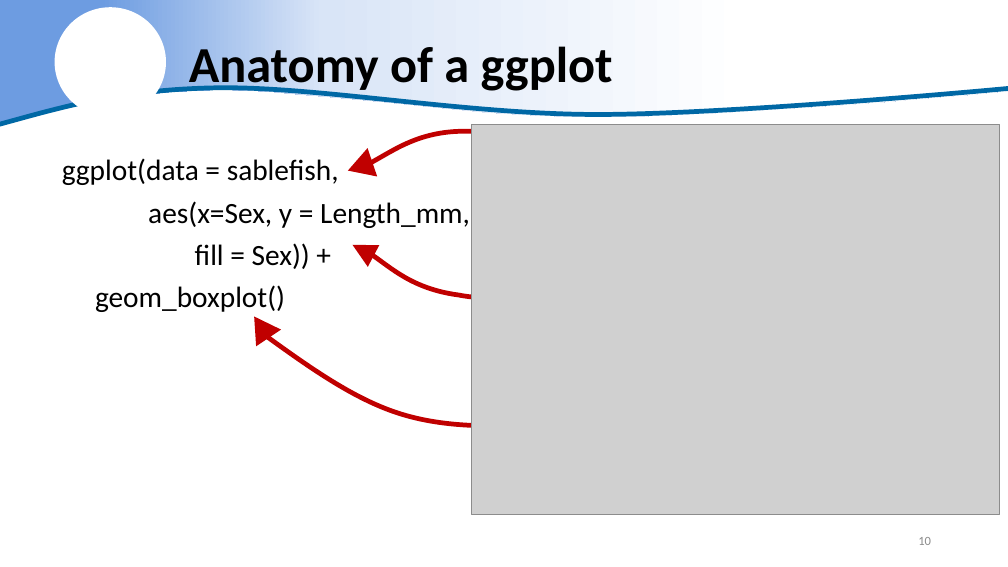
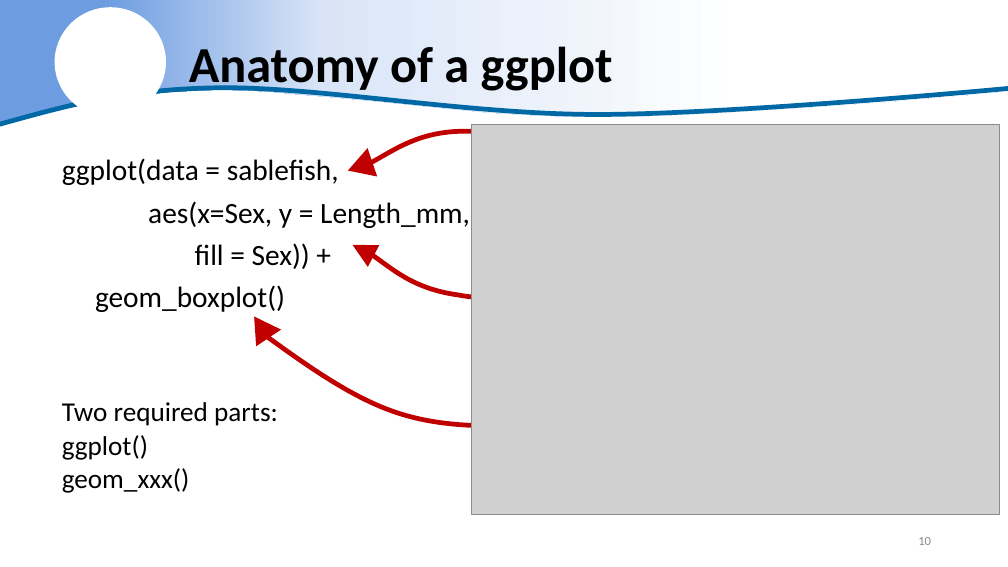
Before and after one commit to justinpriest/R_Intro_ADFG, a slide deck: slide 10 of The Basics of R - Day 2.pptx. Drawn at 1008x567 pixels with LibreOffice and Linux fonts; fonts in the diff are those of the drawing; grey boxes stand for pictures; background and template pictures are left out. Boxes give left, top, right and bottom in pixels: in the first picture for what was removed or moved away, otherwise in the second. Text is boxed around its words. In the diff, an @@ line names an element or a change of style, - is before the commit and + after.

```diff
--- a/The Basics of R - Day 2.pptx
+++ b/The Basics of R - Day 2.pptx
@@ text added at (x1=62, y1=402, x2=278, y2=493), 25.9 pt, text #000000 @@
+Two required parts:
+ggplot()
+geom_xxx()
```
Also in this commit, not shown: 17 other slides changed, 7 slides added, 19 other files.
